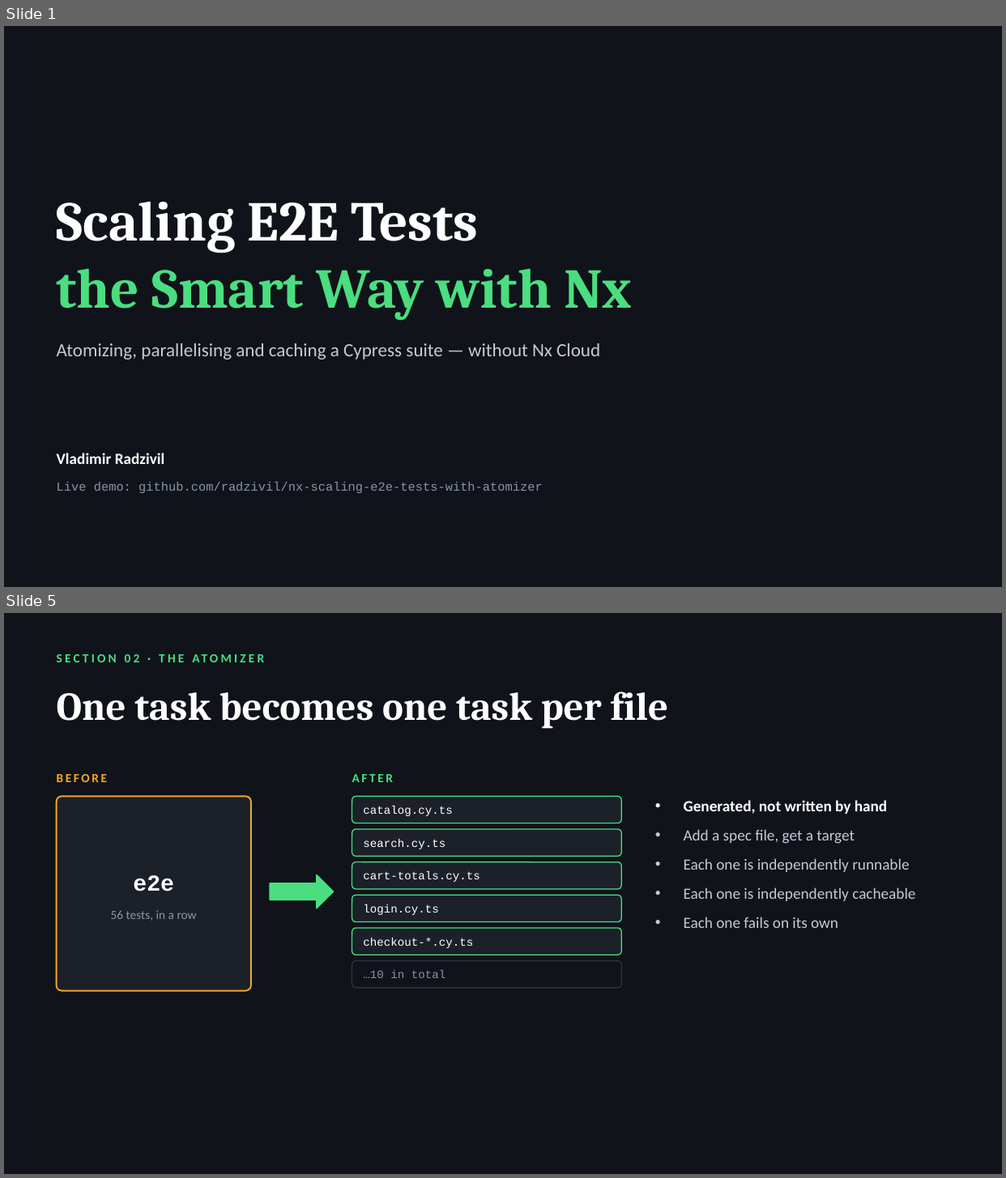
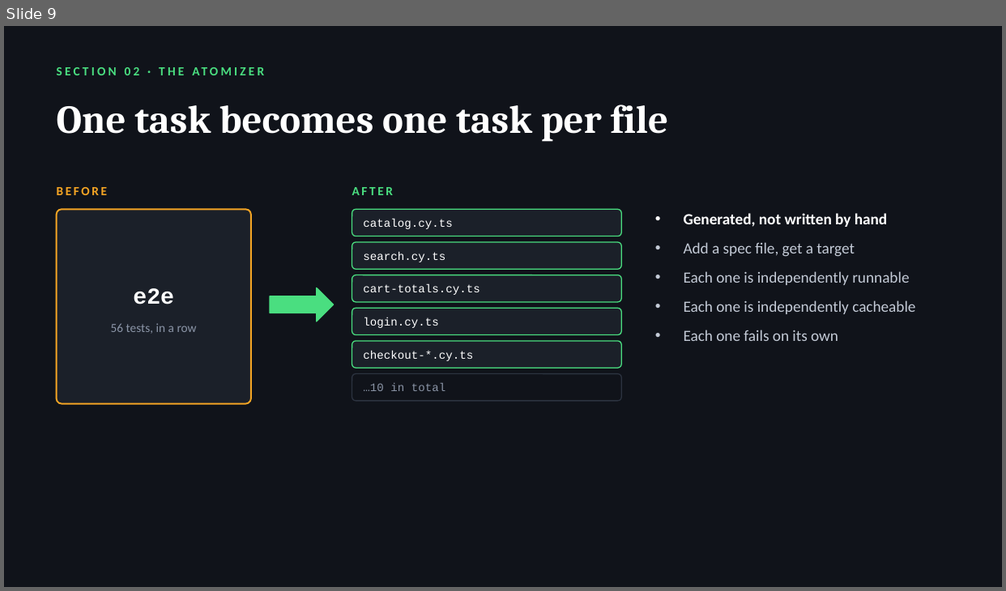
Before and after one commit to radzivil/nx-scaling-e2e-tests-with-atomizer, a slide deck: talk/Scaling-E2E-Tests-with-Nx.pptx. Shown one above the other, each under a label of ours: slides 1 and 5 before the commit, slide 9 after it; the slides between them are not shown. The pictures are 1006x1178 and 1006x591 pixels, drawn with LibreOffice and Linux fonts; fonts in the diff are those of the drawing. Boxes give left, top, right and bottom in pixels: in the first picture for what was removed or moved away, otherwise in the second. Text is boxed around its words. In the diff, an @@ line names an element or a change of style, - is before the commit and + after.

```diff
--- a/talk/Scaling-E2E-Tests-with-Nx.pptx
+++ b/talk/Scaling-E2E-Tests-with-Nx.pptx
@@ slide 1 removed at [4,26,1002,587], background #10131A @@
@@ text removed at [57,201,478,253] @@
-Scaling E2E Tests
@@ text removed at [57,268,632,320] @@
-the Smart Way with Nx
@@ text removed at [57,344,600,360] @@
-Atomizing, parallelising and caching a Cypress suite — without Nx Cloud
@@ text removed at [57,453,164,464] @@
-Vladimir Radzivil
@@ text removed at [57,482,543,493] @@
-Live demo: github.com/radzivil/nx-scaling-e2e-tests-with-atomizer
@@ what was slide 5 is now slide 9 @@
```
Also in this commit, not shown: 1 slide changed, 13 slides added, 7 other slides removed, 8 other files.
